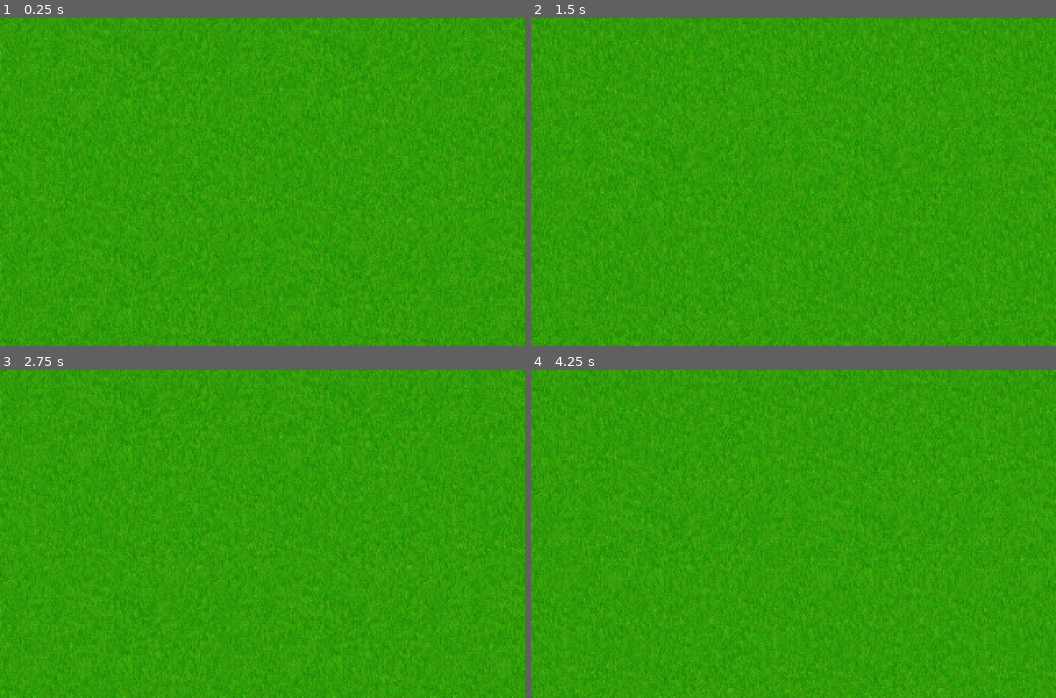
Above: before the commit, frames 1-4 (two rows, left to right).
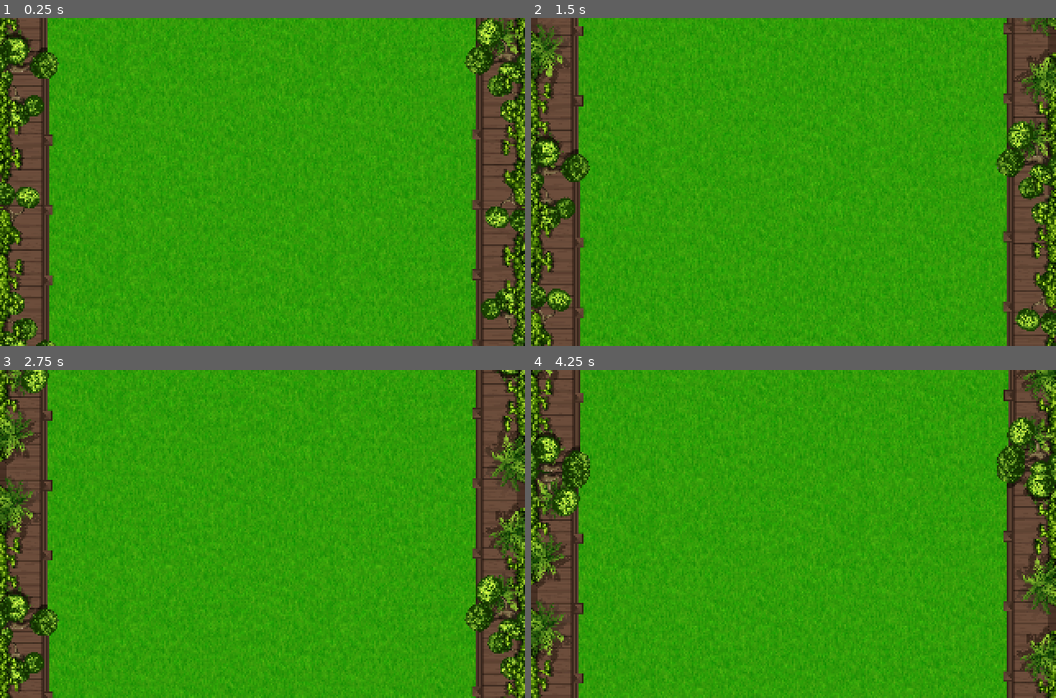
Above: after the commit, the same moments.

Repository: tomboybathwater/mowerman
Game: Godot game, scene res://scenes/primary_level.tscn
Two runs of this game, one before a commit and one after it. Both use one fixed random seed, a clock stepped at 60 frames per second and the inputs below.
Inputs:
- Up to frame 1 (0.25 s): no input
- Up to frame 2 (1.5 s): hold Right (move_right) 0.53-1.28 s; hold Left (move_left) from 1.28 s (still down)
- Up to frame 3 (2.75 s): release Left (move_left) at 2.03 s; hold Right (move_right) from 2.03 s (still down)
- Up to frame 4 (4.25 s): release Right (move_right) at 3.53 s; hold Left (move_left) from 3.53 s (still down)

The runs differ from the first frame. In frame 1, 25% of the frame differs, in the area x 0-100%, y 0-100%; in frame 2, 25%; in frame 3, 25%; in frame 4, 25%.

Commit message:
added fence to level spawner

Diff:
--- /dev/null
+++ b/lawn/level/fence_chunk.gd
@@ -0,0 +1,12 @@
+extends Area2D
+
+@onready var fence_sprite_1: Sprite2D = $Fence_Sprite_1
+@onready var fence_sprite_2: Sprite2D = $Fence_Sprite_2
+
+func _ready() -> void:
+	var random_int = randi_range(1,2)
+
+	if (random_int % 2):
+		fence_sprite_1.visible = false
+	else:
+		fence_sprite_2.visible = false
--- /dev/null
+++ b/lawn/level/fence_chunk.tscn
@@ -0,0 +1,31 @@
+[gd_scene load_steps=4 format=3 uid="uid://dh16rarv15dc7"]
+
+[ext_resource type="Texture2D" uid="uid://b16gjkxipf0fd" path="res://assets/fence/fence.png" id="1_hge5k"]
+[ext_resource type="Script" path="res://lawn/level/fence_chunk.gd" id="1_jt0yh"]
+
+[sub_resource type="RectangleShape2D" id="RectangleShape2D_eukfa"]
+size = Vector2(122, 652)
+
+[node name="FenceChunk" type="Area2D"]
+y_sort_enabled = true
+position = Vector2(-1765, 199)
+collision_layer = 8
+script = ExtResource("1_jt0yh")
+
+[node name="CollisionShape2D" type="CollisionShape2D" parent="."]
+position = Vector2(-7, 0)
+shape = SubResource("RectangleShape2D_eukfa")
+
+[node name="Fence_Sprite_1" type="Sprite2D" parent="."]
+y_sort_enabled = true
+position = Vector2(0, 24)
+texture = ExtResource("1_hge5k")
+region_enabled = true
+region_rect = Rect2(0, 24, 137, 698)
+
+[node name="Fence_Sprite_2" type="Sprite2D" parent="."]
+y_sort_enabled = true
+rotation = -3.14159
+texture = ExtResource("1_hge5k")
+region_enabled = true
+region_rect = Rect2(393, 0, 137, 698)
--- a/lawn/level/lawn_builder.gd
+++ b/lawn/level/lawn_builder.gd
@@ -1,12 +1,12 @@
 extends Node2D
 
 @export var grass_tile : PackedScene
-@export var tile_y_offset := -100.00
+@export var tile_y_offset := -2051
 
 func _ready() -> void:
 	_spawn_next_tile()
 
 func _spawn_next_tile():
 	var new_grass_tile_scene = grass_tile.instantiate()
-	new_grass_tile_scene.position += Vector2(0, -2051)
+	new_grass_tile_scene.position += Vector2(0, tile_y_offset)
 	add_child(new_grass_tile_scene)
--- a/lawn/level/lawn_builder.tscn
+++ b/lawn/level/lawn_builder.tscn
@@ -1,8 +1,11 @@
-[gd_scene load_steps=4 format=3 uid="uid://g18kh7f383cw"]
+[gd_scene load_steps=5 format=3 uid="uid://g18kh7f383cw"]
 
 [ext_resource type="Script" path="res://lawn/level/lawn_builder.gd" id="1_brywf"]
 [ext_resource type="PackedScene" uid="uid://c01xmx5l6oa2x" path="res://lawn/level/level_grass_patch.tscn" id="2_33kkl"]
 [ext_resource type="PackedScene" uid="uid://bkqskshagt3vf" path="res://lawn/level/area_2d_deleter.tscn" id="3_goc51"]
+
+[sub_resource type="CircleShape2D" id="CircleShape2D_dn61g"]
+radius = 52.3927
 
 [node name="LawnBuilder" type="Node2D"]
 script = ExtResource("1_brywf")
@@ -13,3 +16,10 @@
 [node name="Area2D_Deleter" parent="." instance=ExtResource("3_goc51")]
 collision_layer = 512
 collision_mask = 1024
+
+[node name="Area2D_Spawner" type="Area2D" parent="."]
+collision_layer = 256
+collision_mask = 128
+
+[node name="CollisionShape2D" type="CollisionShape2D" parent="Area2D_Spawner"]
+shape = SubResource("CircleShape2D_dn61g")
--- a/lawn/level/level_grass_patch.tscn
+++ b/lawn/level/level_grass_patch.tscn
@@ -1,6 +1,7 @@
-[gd_scene load_steps=3 format=4 uid="uid://c01xmx5l6oa2x"]
+[gd_scene load_steps=4 format=4 uid="uid://c01xmx5l6oa2x"]
 
 [ext_resource type="TileSet" uid="uid://bwqie3rrh6tx1" path="res://lawn/level/grass_grid_tileset.tres" id="1_jgdw2"]
+[ext_resource type="PackedScene" uid="uid://dh16rarv15dc7" path="res://lawn/level/fence_chunk.tscn" id="2_vq3s8"]
 
 [sub_resource type="CircleShape2D" id="CircleShape2D_nol2l"]
 
@@ -17,3 +18,30 @@
 position = Vector2(0, 71)
 scale = Vector2(8.93959, 8.93959)
 shape = SubResource("CircleShape2D_nol2l")
+
+[node name="FenceChunk2" parent="." instance=ExtResource("2_vq3s8")]
+position = Vector2(-490, 21)
+scale = Vector2(1.06, 1.06)
+
+[node name="FenceChunk" parent="." instance=ExtResource("2_vq3s8")]
+position = Vector2(-491, -662)
+scale = Vector2(1.06, 1.06)
+
+[node name="FenceChunk3" parent="." instance=ExtResource("2_vq3s8")]
+position = Vector2(-489, 704)
+scale = Vector2(1.06, 1.06)
+
+[node name="FenceChunk4" parent="." instance=ExtResource("2_vq3s8")]
+position = Vector2(644, 2.99994)
+rotation = -3.14159
+scale = Vector2(1.06, 1.06)
+
+[node name="FenceChunk5" parent="." instance=ExtResource("2_vq3s8")]
+position = Vector2(643, -680)
+rotation = -3.14159
+scale = Vector2(1.06, 1.06)
+
+[node name="FenceChunk6" parent="." instance=ExtResource("2_vq3s8")]
+position = Vector2(645, 686)
+rotation = -3.14159
+scale = Vector2(1.06, 1.06)
--- a/project.godot
+++ b/project.godot
@@ -68,7 +68,10 @@
 
 2d_physics/layer_1="mower_body"
 2d_physics/layer_2="mower_blade"
-2d_physics/layer_3="rock"
+2d_physics/layer_3="obstacle"
+2d_physics/layer_4="fence"
+2d_physics/layer_8="Level_Spawner_Looker"
+2d_physics/layer_9="Level_Spawn_Trigger"
 2d_physics/layer_10="Level_Eater"
 2d_physics/layer_11="Level_Food"
 
--- a/scenes/primary_level.tscn
+++ b/scenes/primary_level.tscn
@@ -4,9 +4,11 @@
 [ext_resource type="PackedScene" uid="uid://g18kh7f383cw" path="res://lawn/level/lawn_builder.tscn" id="2_d1pfi"]
 
 [node name="PrimaryLevel" type="Node2D"]
+position = Vector2(-345, 242)
 
 [node name="LawnBuilder" parent="." instance=ExtResource("2_d1pfi")]
 
 [node name="MowerCam" parent="." instance=ExtResource("1_f3555")]
+position = Vector2(77, 0)
 zoom = Vector2(0.25, 0.25)
 demo_speed = 200
Not shown, changed: layers.txt
